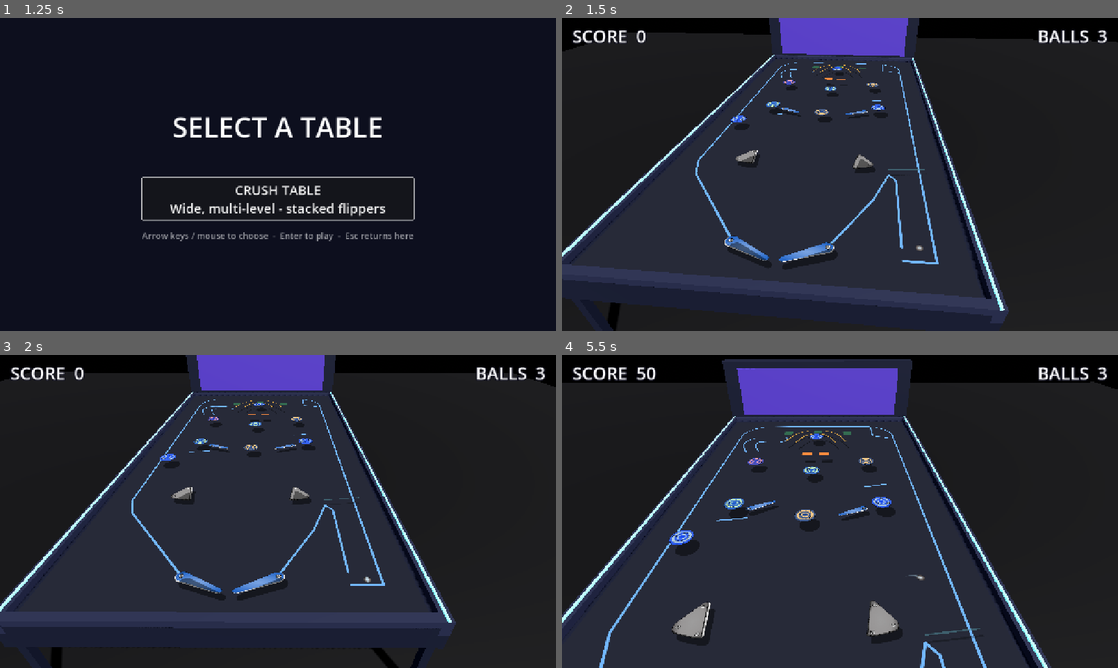
Above: before the commit, frames 1-4 (two rows, left to right).
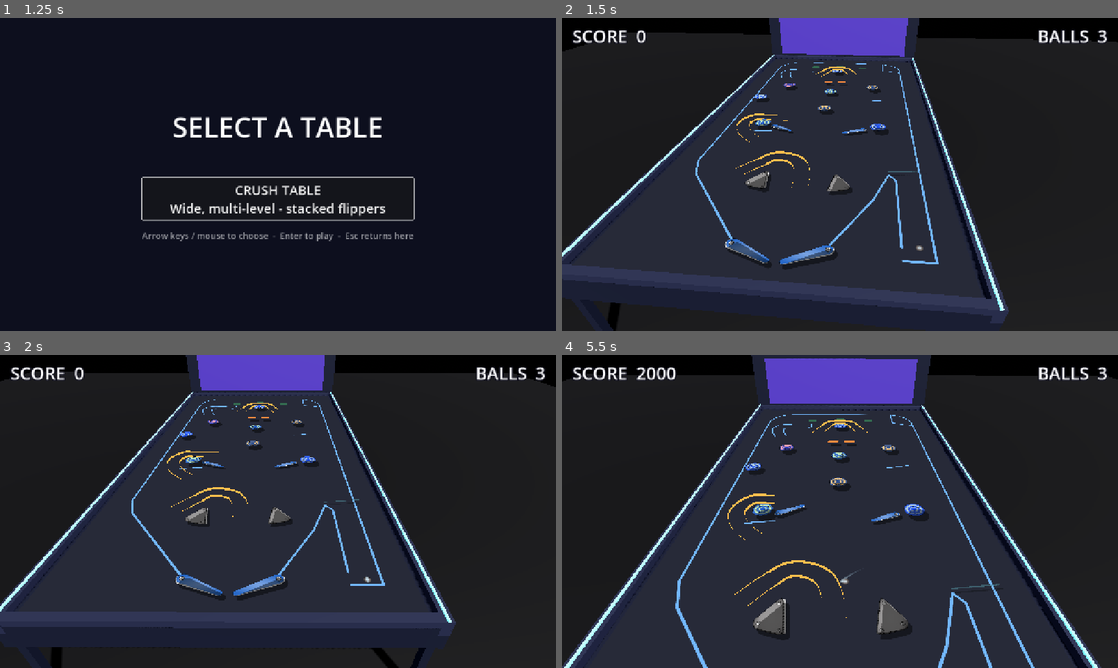
Above: after the commit, the same moments.

Repository: eddieedease/gdpb
Game: Godot game, scene res://scenes/table_select.tscn
Same seed, same stepped clock (60 frames per second), same inputs: the game is played once before the commit and once after it. Sound files missing from this copy of the repository are replaced by a short silence.
Inputs:
- Up to frame 1 (1.25 s): hold E (nudge_right) from 0.53 s (still down)
- Up to frame 2 (1.5 s): release E (nudge_right) at 1.25 s; click "CRUSH TABLE Wide, multi-level…" at 1.25 s
- Up to frame 3 (2 s): no input
- Up to frame 4 (5.5 s): hold Down (ui_down) 2.03-2.78 s; tap Space (launch) at 2.1, 3.6, 5.1 s; hold E (nudge_right) 2.78-3.53 s; hold Space (launch) 2.78-3.53 s; hold Up (ui_up) 3.53-4.28 s; hold Space (launch) 4.28-5.03 s; hold A (flipper_left) from 4.28 s (still down)

Frame 1 is identical in both runs. In frame 2, 2.3% of the frame differs, in the area x 29-66%, y 14-79%; in frame 3, 2.2%; in frame 4, 23%, in the area x 0-100%, y 0-100%.

Commit message:
Soften elevation ~50%; ramps now slope from board level to top height
- Tier heights halved (mid 0.22 -> 0.11, top 0.42 -> 0.21): pieces stand
  on the table instead of levitating.
- Ramps are no longer flat art on the top tier plane: crush_view builds
  sloped 3D ribbon rails from each ramp's own Left/Right polylines -
  board level at the mouths, smoothstep rise to top height over the
  middle - giving the visual pass between levels. Handles ramps nested
  inside other ramps. The flat 2D ramp lines are hidden; physics is
  untouched.
- Includes user table edits (second ramp, layout moves, vignette shader).

Co-Authored-By: Claude Opus 4.8 <noreply@anthropic.com>

Diff:
--- a/scenes/advanced_table.tscn
+++ b/scenes/advanced_table.tscn
@@ -79,7 +79,7 @@
 points = PackedVector2Array(1170, 360, 1028.87, 307.075, 1032, 123)
 
 [node name="LedgeLeft" parent="." unique_id=31293273 instance=ExtResource("5_6qs8c")]
-position = Vector2(0, -107)
+position = Vector2(0, 126)
 points = PackedVector2Array(250, 1440, 374, 1420)
 
 [node name="LedgeRight" parent="." unique_id=883286112 instance=ExtResource("5_6qs8c")]
@@ -104,26 +104,26 @@
 
 [node name="Bumper4" parent="." unique_id=260161831 instance=ExtResource("7_t1bve")]
 modulate = Color(0.7, 0.85, 1, 1)
-position = Vector2(173, 1503)
+position = Vector2(173, 1080)
 
 [node name="Bumper6" parent="." unique_id=192596124 instance=ExtResource("7_t1bve")]
 modulate = Color(1, 0.85, 0.6, 1)
-position = Vector2(640, 1355)
+position = Vector2(640, 1241)
 
 [node name="Bumper7" parent="." unique_id=1159808320 instance=ExtResource("7_t1bve")]
 modulate = Color(0.8, 1, 0.85, 1)
-position = Vector2(312, 1259)
+position = Vector2(312, 1492)
 
 [node name="Bumper8" parent="." unique_id=529326980 instance=ExtResource("7_t1bve")]
 modulate = Color(0.7, 0.85, 1, 1)
-position = Vector2(980, 1253)
+position = Vector2(980, 1486)
 
 [node name="SlingshotLeft" parent="." unique_id=1598665447 instance=ExtResource("9_kus3o")]
-position = Vector2(344, 1876)
+position = Vector2(450, 2049)
 rotation = -1.72514
 
 [node name="SlingshotRight" parent="." unique_id=1673090969 instance=ExtResource("10_4c6oi")]
-position = Vector2(915, 1874.9999)
+position = Vector2(818.99994, 2045.0001)
 rotation = -1.4088156
 scale = Vector2(1, -1)
 
@@ -158,10 +158,10 @@
 scale = Vector2(1.3, 1.3)
 
 [node name="FlipperUpperLeft" parent="." unique_id=2065809876 instance=ExtResource("12_78gja")]
-position = Vector2(380, 1273)
+position = Vector2(380, 1506)
 
 [node name="FlipperUpperRight" parent="." unique_id=1566270602 instance=ExtResource("14_3tj61")]
-position = Vector2(900, 1273)
+position = Vector2(900, 1506)
 
 [node name="Rollover0" type="Area2D" parent="." unique_id=1968767991 groups=["rollovers"]]
 position = Vector2(430, 250)
@@ -234,3 +234,11 @@
 anchor_bottom = 1.0
 mouse_filter = 2
 color = Color(0.7285387, 0.7285387, 0.7285387, 0.90588236)
+
+[node name="ExampleRamp2" parent="." unique_id=100044486 instance=ExtResource("17_ramp")]
+position = Vector2(323, 1501.0001)
+rotation = -1.2140095
+
+[node name="ExampleRamp2" parent="ExampleRamp2" unique_id=864676548 instance=ExtResource("17_ramp")]
+position = Vector2(-376.26392, 341.9506)
+rotation = 1.525095
--- a/scripts/crush_view.gd
+++ b/scripts/crush_view.gd
@@ -25,8 +25,8 @@
 # the ball meets a bumper's skirt at floor level while the body towers above.
 
 ## Height of the mid / top tiers above the playfield, in metres.
-@export var mid_height := 0.22
-@export var top_height := 0.42
+@export var mid_height := 0.11
+@export var top_height := 0.21
 ## Drop shadows: each tier is drawn a second time on the table surface,
 ## darkened and offset, which anchors the raised pieces visually.
 @export var shadow_offset := Vector2(0.2, 0.16)
@@ -81,7 +81,14 @@
 	var space: RID = _vp.find_world_2d().space
 	for child in table.get_children().duplicate():
 		var n: String = child.name
-		if n.begins_with("Bumper") or n.begins_with("DropTarget") or n.contains("Ramp"):
+		if n.contains("Ramp"):
+			# Ramps are drawn as sloped 3D rails (board level at the mouths,
+			# rising to top_height) instead of on a flat tier plane. Physics
+			# stays 2D and untouched; only the flat art is replaced.
+			child.reparent(_vp_top)
+			_rehome_physics(child, space)
+			_build_ramp_rails(child)
+		elif n.begins_with("Bumper") or n.begins_with("DropTarget"):
 			child.reparent(_vp_top)
 			_rehome_physics(child, space)
 		elif n.begins_with("Flipper") or n.begins_with("Slingshot") or n == "LaneGate":
@@ -108,6 +115,42 @@
 	vp.render_target_update_mode = SubViewport.UPDATE_ALWAYS
 	add_child(vp)
 	return vp
+
+
+## Replace a ramp's flat 2D rail art with 3D ribbons that rise from board
+## level at each mouth to top_height along the middle - the visual "pass"
+## between levels. Built from the ramp's own Left/Right polylines.
+func _build_ramp_rails(ramp: Node2D) -> void:
+	# Handle ramps nested inside other ramps too (easy to create by accident
+	# when instancing in the editor).
+	for c in ramp.get_children():
+		if c is Node2D and c.get_node_or_null("Left") != null:
+			_build_ramp_rails(c)
+	for rail_name in ["Left", "Right"]:
+		var line: Line2D = ramp.get_node_or_null(rail_name)
+		if line == null or line.points.size() < 2:
+			continue
+		var pts := line.points
+		var n := pts.size()
+		var st := SurfaceTool.new()
+		st.begin(Mesh.PRIMITIVE_TRIANGLE_STRIP)
+		for i in n:
+			var t := float(i) / float(n - 1)
+			# smoothstep rise over the first/last 30% of the curve
+			var k := clampf(minf(t, 1.0 - t) / 0.3, 0.0, 1.0)
+			var h := top_height * k * k * (3.0 - 2.0 * k)
+			var w := _table_to_world(line.to_global(pts[i]))
+			st.add_vertex(Vector3(w.x, h + 0.03, w.z))
+			st.add_vertex(Vector3(w.x, h - 0.09, w.z))
+		var mesh := MeshInstance3D.new()
+		mesh.mesh = st.commit()
+		var mat := StandardMaterial3D.new()
+		mat.shading_mode = BaseMaterial3D.SHADING_MODE_UNSHADED
+		mat.albedo_color = Color(1.0, 0.75, 0.3)
+		mat.cull_mode = BaseMaterial3D.CULL_DISABLED
+		mesh.material_override = mat
+		add_child(mesh)
+		line.visible = false
 
 
 ## Move every physics body/area under `node` into the table's physics space so
